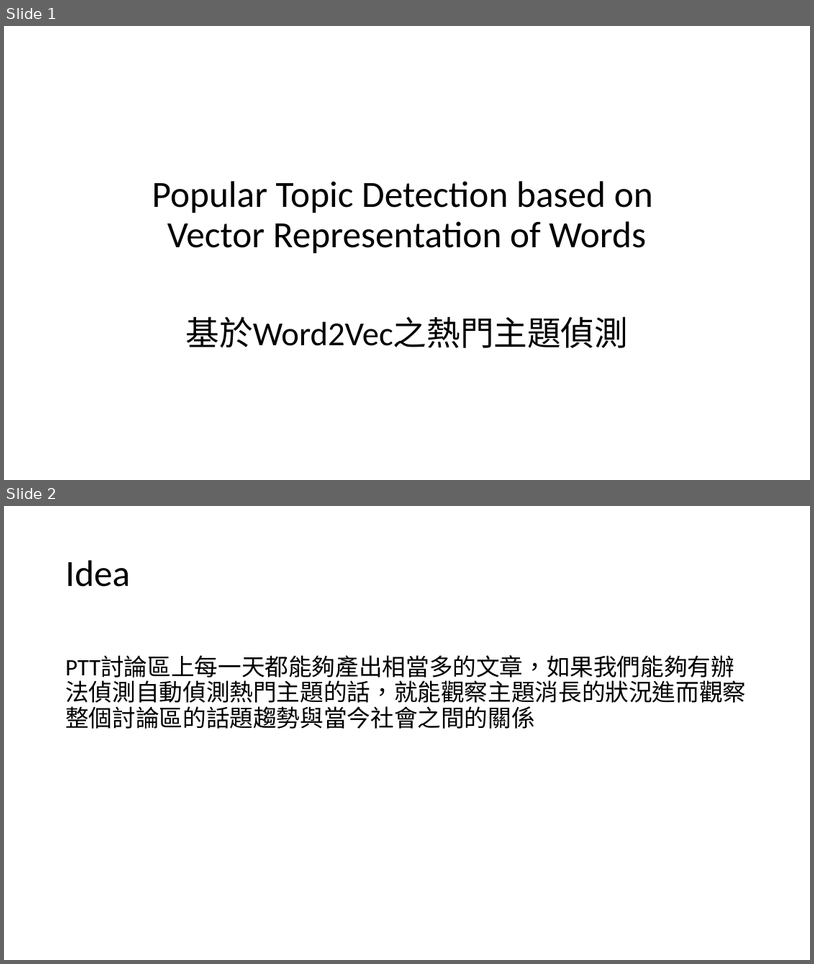
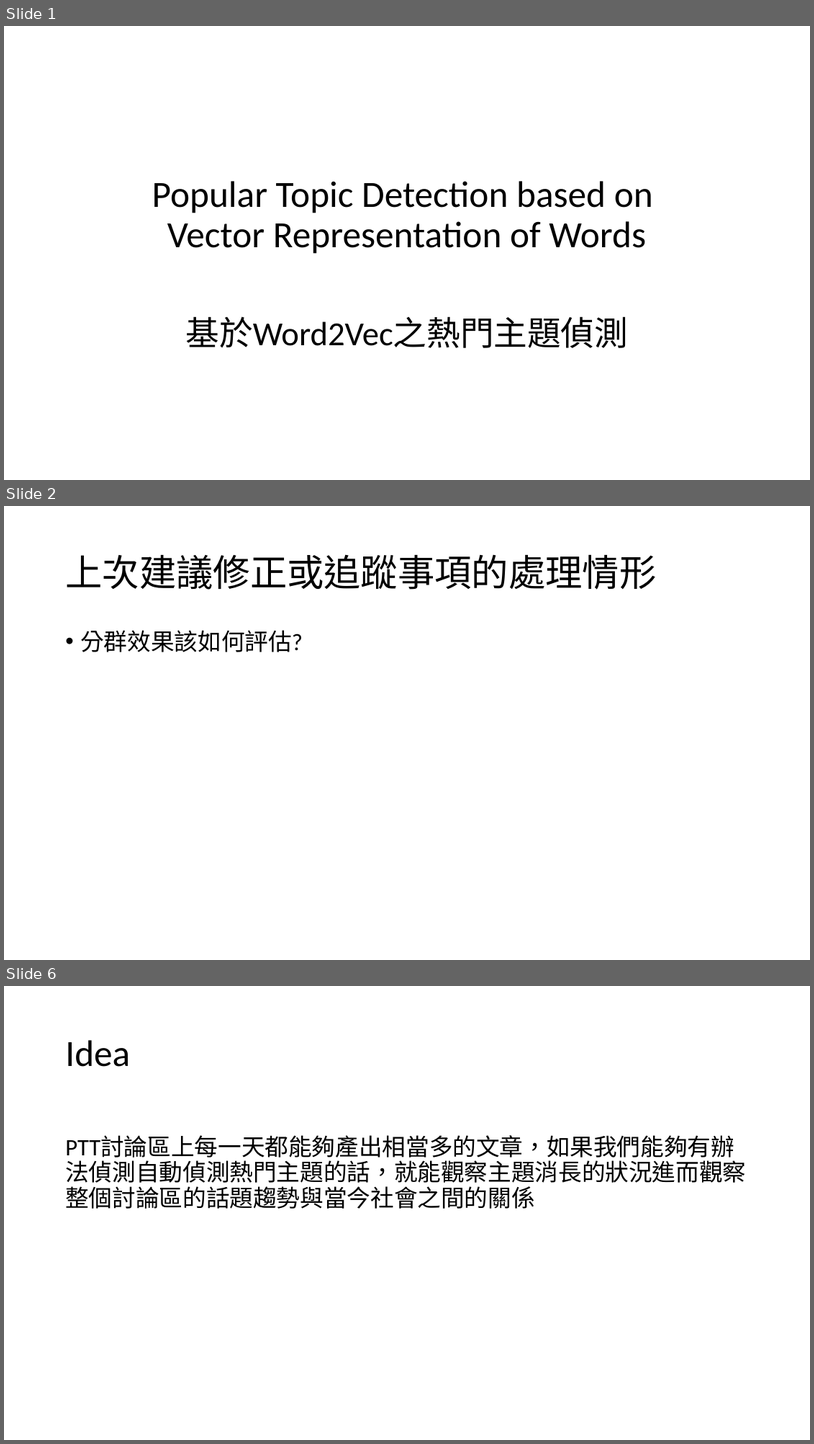
Before and after one commit to ZhongTing/HotTopicDetection, a slide deck: Hot-Topic-Detection.pptx. Shown one above the other, each under a label of ours: slides 1 and 2 before the commit, slides 1, 2 and 6 after it; the slides between them are not shown. The pictures are 814x964 and 814x1444 pixels, drawn with LibreOffice and Linux fonts; fonts in the diff are those of the drawing. Boxes give left, top, right and bottom in pixels: in the first picture for what was removed or moved away, otherwise in the second. Text is boxed around its words. In the diff, an @@ line names an element or a change of style, - is before the commit and + after.

```diff
--- a/Hot-Topic-Detection.pptx
+++ b/Hot-Topic-Detection.pptx
@@ slide 2 added at box(4, 506, 810, 960), background #FFFFFF @@
@@ title added at box(65, 554, 656, 590), 44 pt, text #000000 @@
+上次建議修正或追蹤事項的處理情形
@@ text added at box(80, 630, 303, 652), 28 pt, text #000000 @@
+• 分群效果該如何評估?
@@ what was slide 2 is now slide 6 @@
```
Also in this commit, not shown: 11 slides changed, 23 other slides added, 3 slides removed, 12 other files.
